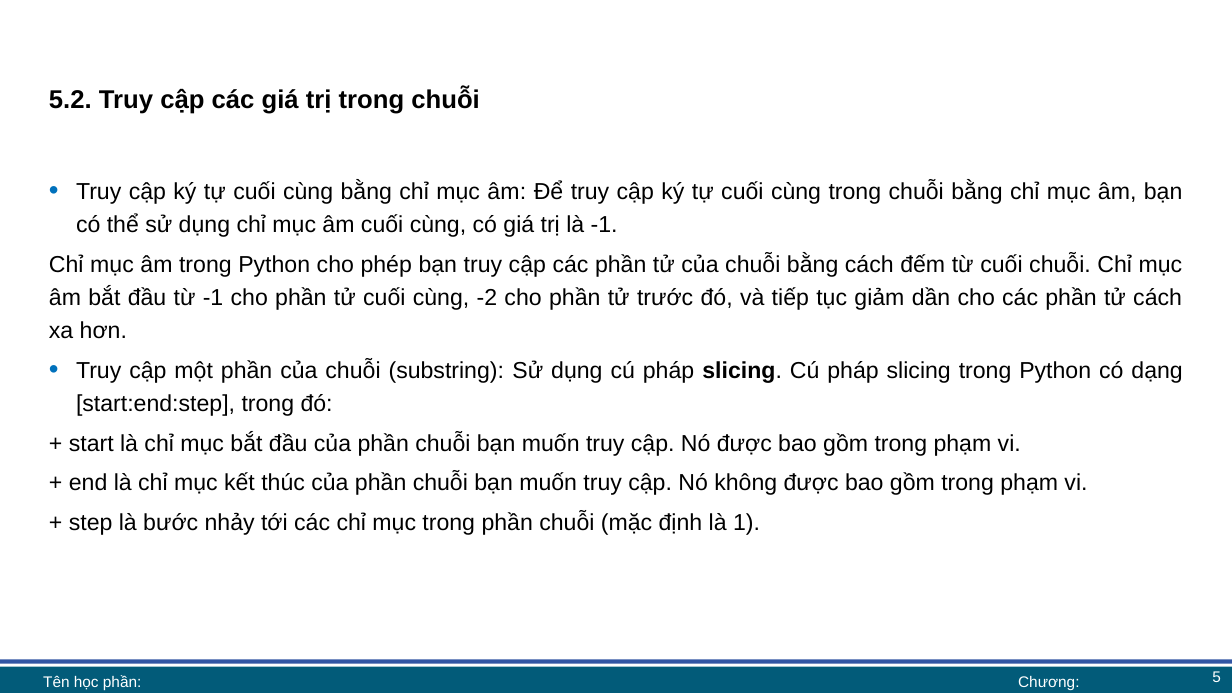
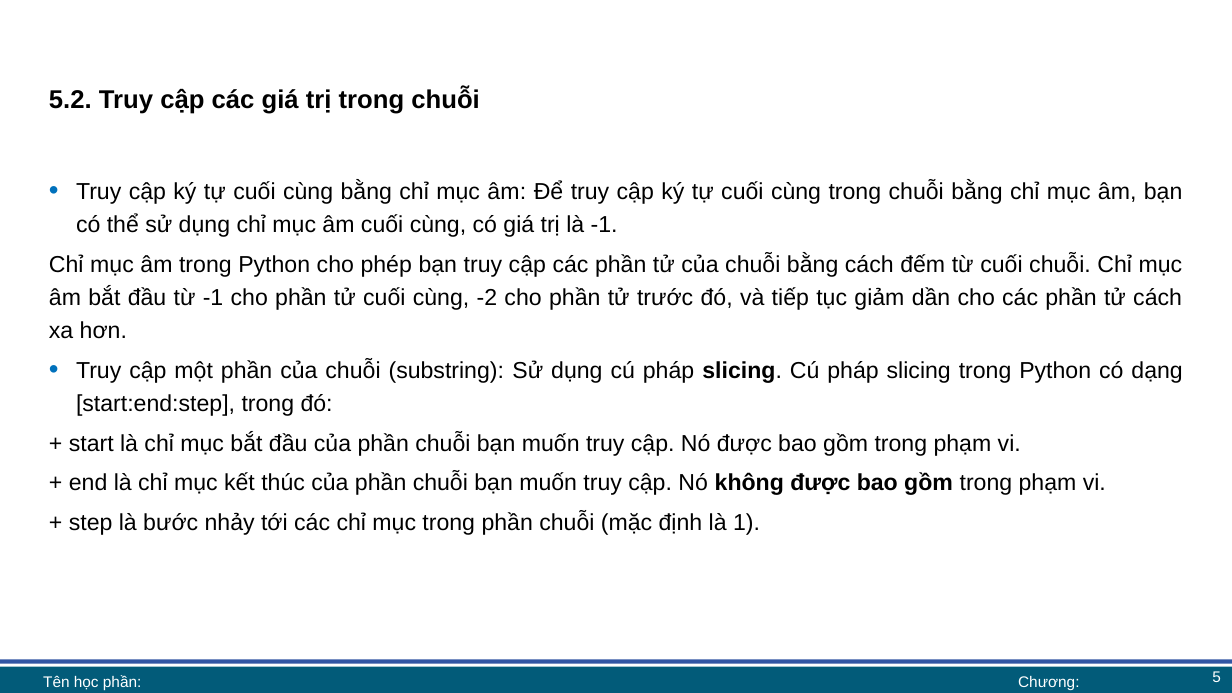
Before and after one commit to lhaaaaa/17A2-Ca-sang, a slide deck: slide 5 of Lab 5/Lab 5 bài giảng.pptx. Drawn at 1232x693 pixels with LibreOffice and Linux fonts; fonts in the diff are those of the drawing; background and template pictures are left out. Boxes give left, top, right and bottom in pixels: in the first picture for what was removed or moved away, otherwise in the second. Text is boxed around its words. In the diff, an @@ line names an element or a change of style, - is before the commit and + after.

```diff
--- a/Lab 5/Lab 5 bài giảng.pptx
+++ b/Lab 5/Lab 5 bài giảng.pptx
@@ text at box(69, 472, 1106, 495): bold on in "không được bao gồm" @@
```
Also in this commit, not shown: 7 other slides changed, 2 other files.
